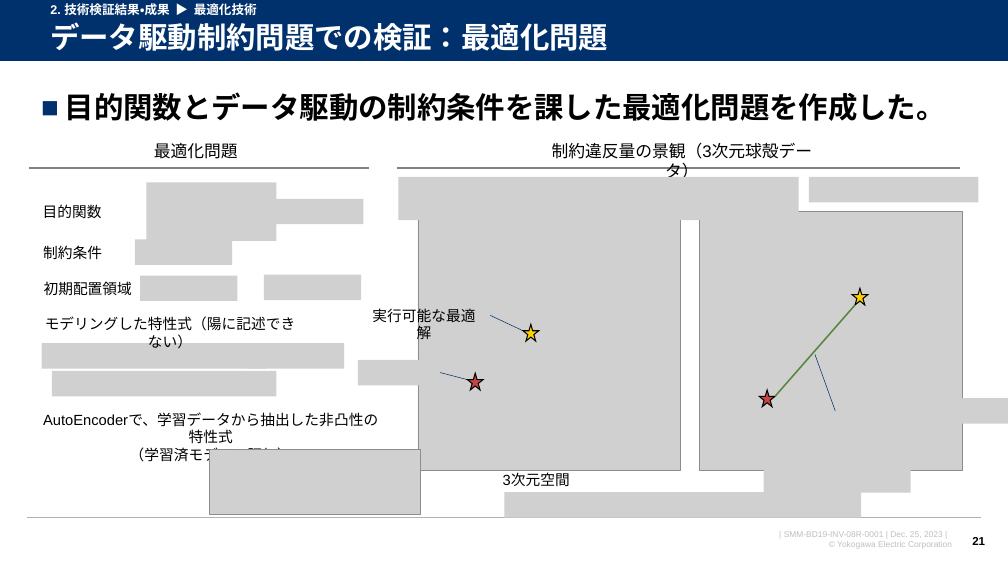
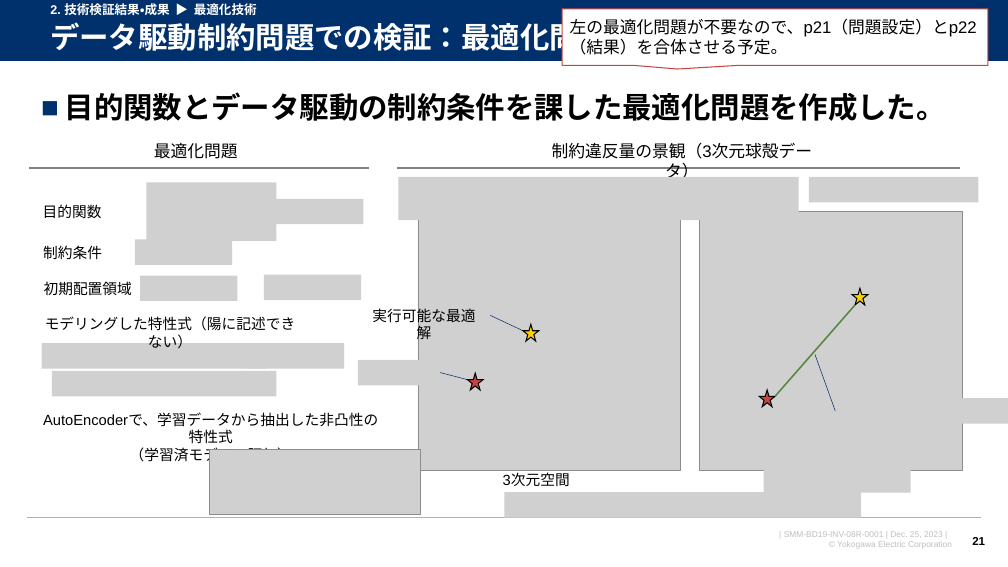
Before and after one commit to watarukumagai-git/opt, a slide deck: slide 21 of SoS/20231212_連携最適_LR2資料_kuma.pptx. Drawn at 1008x567 pixels with LibreOffice and Linux fonts; fonts in the diff are those of the drawing; grey boxes stand for pictures; background and template pictures are left out. Boxes give left, top, right and bottom in pixels: in the first picture for what was removed or moved away, otherwise in the second. Text is boxed around its words. In the diff, an @@ line names an element or a change of style, - is before the commit and + after.

```diff
--- a/SoS/20231212_連携最適_LR2資料_kuma.pptx
+++ b/SoS/20231212_連携最適_LR2資料_kuma.pptx
@@ speech box added at <box>563,9,988,66</box>, fill #FFFFFF, outline #C74643 1 pt, 16 pt, text #000000 @@
+左の最適化問題が不要なので、p21（問題設定）とp22（結果）を合体させる予定。
```
Also in this commit, not shown: 12 other slides changed, 2 slides added, 1 slide removed, 1 other file.
